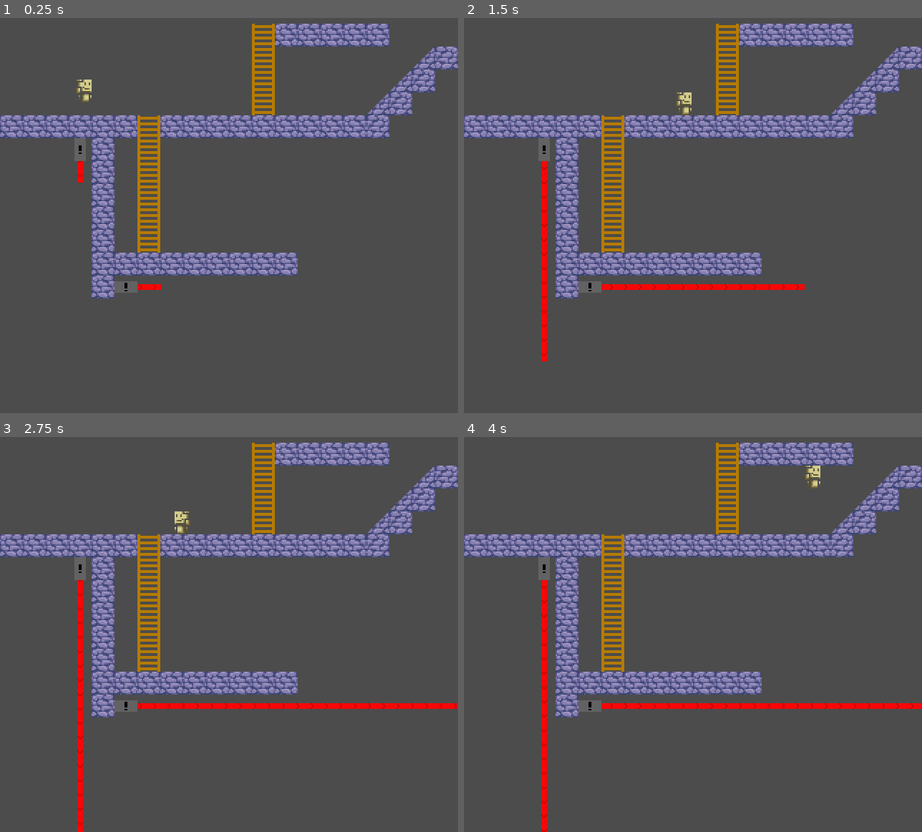
Above: before the commit, frames 1-4 (two rows, left to right).
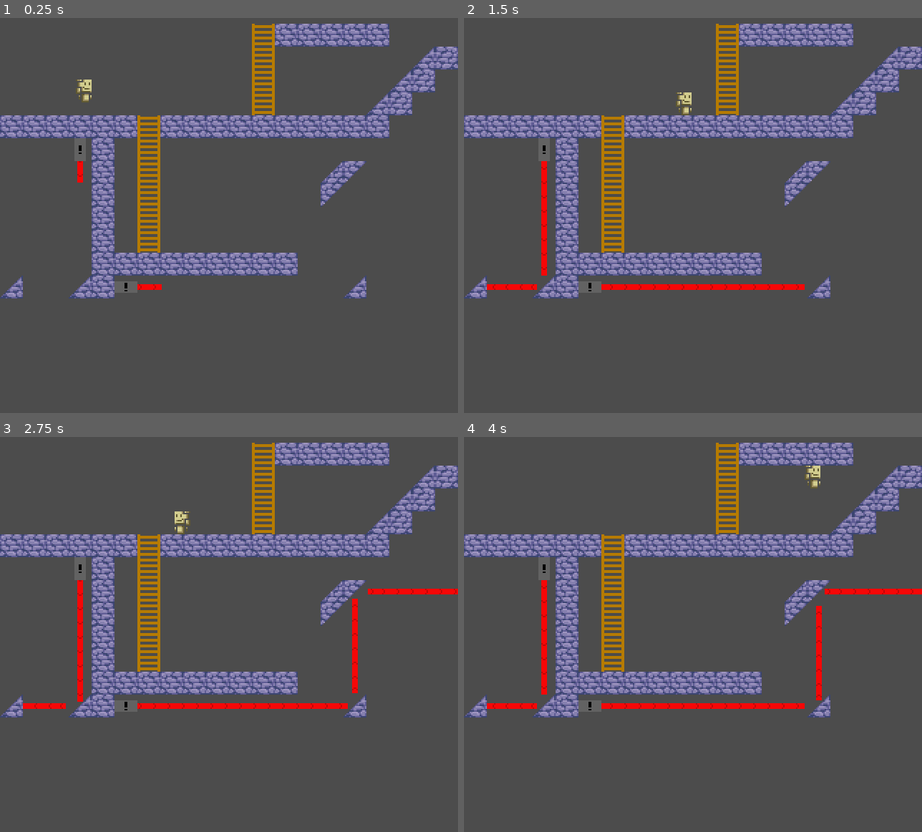
Above: after the commit, the same moments.

Repository: CodedSakura/GameJamGame
Game: Godot game, scene res://Scenes/Levels/Test.tscn
The game is run twice, just before and just after one commit, with the same random seed, the same clock (stepped at 60 frames per second) and the same inputs. This scene is started directly instead of the project's main scene.
Inputs (mouse positions are in pixels of both pictures, inside the frame that each line leads up to):
- Up to frame 1 (0.25 s): no input
- Up to frame 2 (1.5 s): move the mouse to (793, 160) at 0.52 s; hold Right (move_right) from 0.53 s (still down); click (793, 160) at 0.6 s; tap Up (jump) at 0.77 s; move the mouse to (601, 207) at 1.27 s; click (601, 207) at 1.35 s
- Up to frame 3 (2.75 s): tap Up (jump) at 1.52 s; move the mouse to (274, 504) at 2.02 s; release Right (move_right) at 2.03 s; hold Left (move_left) from 2.03 s (still down); click (274, 504) at 2.1 s
- Up to frame 4 (4 s): move the mouse to (670, 693) at 2.77 s; release Left (move_left) at 2.78 s; hold Right (move_right) from 2.78 s (still down); click (670, 693) at 2.85 s; tap Up (jump) at 3.02, 3.77 s; move the mouse to (830, 670) at 3.52 s; click (830, 670) at 3.6 s

The runs differ from the first frame. In frame 1, 1.3% of the frame differs, in the area x 0-95%, y 7-72%; in frame 2, 1.7%; in frame 3, 2.7%; in frame 4, 2.8%, in the area x 0-100%, y 7-100%.

Commit message:
do some fixing and replacing

Diff:
--- a/Scenes/Lazer/Lazer_Emiter_Base.gd
+++ b/Scenes/Lazer/Lazer_Emiter_Base.gd
@@ -1,14 +1,64 @@
+enum Bounce {
+    CW, CCW, NONE, DESTROY
+}
+
 class Beam:
     var _beam
-    var _vec
+    var _vel
     var _parent
+    var alive = true
+
     func _init(parent, vector):
-        _vec = vector
+        _vel = vector
         _parent = parent
         _beam = load("res://Scenes/Lazer/Lazer_Particle.tscn").instance()
-        _beam.get_node("Sprite").rotation = _vec.angle()
         parent.add_child(_beam)
-    func update():
-        _beam.move_and_slide(_vec)
+        _update_rotation()
+
+    func update(delta):
+        var collision = _beam.move_and_collide(_vel*delta)
+        if collision:
+            var pos = collision.collider.world_to_map(_beam.global_position + _vel.normalized() * 8)
+            var bounce = _get_bounce(collision.collider, pos)
+            var old_vel = _vel
+            if bounce == Bounce.NONE:
+                return
+            elif bounce == Bounce.DESTROY:
+                destroy()
+                return
+            elif bounce == Bounce.CW:
+                _vel = _vel.rotated(PI/2).round()
+            elif bounce == Bounce.CCW:
+                _vel = _vel.rotated(-PI/2).round()
+            else:
+                return
+            _update_rotation(old_vel)
+
+    func _get_bounce(tm, posv):
+        var x = posv.x
+        var y = posv.y
+        var tile = tm.get_cell(x, y)
+        if tile == -1:
+            return Bounce.NONE
+        if tile > 6 or tile < 3:
+            return Bounce.DESTROY
+        var v = Vector2(1 if tile % 2 == 0 else -1, -1 if tile <= 4 else 1)
+        var norm = _vel.normalized()
+#        print("[2] ", norm, " ", v)
+        if norm.x == v.x or norm.y == v.y:
+#            print("[1] ", v.angle() - norm.angle())
+            if v.angle() - norm.angle() > 0:
+                return Bounce.CCW
+            return Bounce.CW
+        else:
+            return Bounce.DESTROY
+
+    func _update_rotation(old_vel=null):
+        if old_vel:
+            _beam.position += _vel.normalized() * 10 + old_vel.normalized() * 10
+        _beam.get_node("Sprite").rotation = _vel.angle()
+
     func destroy():
+#        print("[3] ded: ", _beam.position)
         _parent.remove_child(_beam)
+        alive = false
--- a/Scenes/Lazer/Lazer_Emiter_H.gd
+++ b/Scenes/Lazer/Lazer_Emiter_H.gd
@@ -11,10 +11,15 @@
 
 func _ready():
     $Timer.connect("timeout", self, "add_beam")
+#    add_beam()
 
 func _physics_process(delta):
+    if get_tree().paused:
+        return
     for b in beams:
-        b.update()
+        b.update(delta)
+        if not b.alive:
+            beams.erase(b)
 
 func add_beam():
     if emit_left:
--- a/Scenes/Lazer/Lazer_Emiter_H.tscn
+++ b/Scenes/Lazer/Lazer_Emiter_H.tscn
@@ -10,7 +10,7 @@
 [sub_resource type="RectangleShape2D" id=2]
 extents = Vector2( 8, 4 )
 
-[node name="Node2D" type="StaticBody2D"]
+[node name="Lazer_Emiter_H" type="StaticBody2D"]
 script = ExtResource( 1 )
 
 [node name="Sprite" type="Sprite" parent="."]
--- a/Scenes/Lazer/Lazer_Emiter_V.gd
+++ b/Scenes/Lazer/Lazer_Emiter_V.gd
@@ -13,8 +13,10 @@
     $Timer.connect("timeout", self, "add_beam")
 
 func _physics_process(delta):
+    if get_tree().paused:
+        return
     for b in beams:
-        b.update()
+        b.update(delta)
 
 func add_beam():
     if emit_up:
--- a/Scenes/Lazer/Lazer_Emiter_V.tscn
+++ b/Scenes/Lazer/Lazer_Emiter_V.tscn
@@ -10,7 +10,7 @@
 [sub_resource type="RectangleShape2D" id=2]
 extents = Vector2( 4, 8 )
 
-[node name="StaticBody2D" type="StaticBody2D"]
+[node name="Lazer_Emiter_V" type="StaticBody2D"]
 script = ExtResource( 1 )
 
 [node name="Sprite" type="Sprite" parent="."]
--- a/Scenes/Lazer/Lazer_Particle.tscn
+++ b/Scenes/Lazer/Lazer_Particle.tscn
@@ -6,10 +6,10 @@
 extents = Vector2( 8, 2 )
 
 [node name="Node2D" type="KinematicBody2D"]
+collision_mask = 0
 
 [node name="CollisionShape2D" type="CollisionShape2D" parent="."]
 shape = SubResource( 1 )
-disabled = true
 
 [node name="Sprite" type="Sprite" parent="."]
 z_index = 1
--- a/Scenes/Levels/Test.tscn
+++ b/Scenes/Levels/Test.tscn
@@ -1,23 +1,32 @@
-[gd_scene load_steps=11 format=2]
+[gd_scene load_steps=14 format=2]
 
-[ext_resource path="res://Scenes/Lazer/Lazer_Emiter_H.tscn" type="PackedScene" id=1]
-[ext_resource path="res://Assets/Tiles/Square.png" type="Texture" id=2]
-[ext_resource path="res://Assets/Tiles/Ladder.png" type="Texture" id=3]
-[ext_resource path="res://Assets/Tiles/Square_Slanted.png" type="Texture" id=4]
-[ext_resource path="res://Scenes/Player.tscn" type="PackedScene" id=5]
-[ext_resource path="res://Scenes/Lazer/Lazer_Emiter_V.tscn" type="PackedScene" id=6]
+[ext_resource path="res://Assets/Tiles/Square.png" type="Texture" id=1]
+[ext_resource path="res://Assets/Tiles/Ladder.png" type="Texture" id=2]
+[ext_resource path="res://Assets/Tiles/HalfPlatforms.png" type="Texture" id=3]
+[ext_resource path="res://Scenes/Player.tscn" type="PackedScene" id=4]
+[ext_resource path="res://Scenes/Lazer/Lazer_Emiter_V.tscn" type="PackedScene" id=5]
+[ext_resource path="res://Scenes/Lazer/Lazer_Emiter_H.tscn" type="PackedScene" id=6]
 
 [sub_resource type="ConvexPolygonShape2D" id=1]
 points = PoolVector2Array( 0, 0, 16, 0, 16, 16, 0, 16 )
 
 [sub_resource type="ConvexPolygonShape2D" id=2]
-points = PoolVector2Array( 0, 16, 0, 0, 16, 16 )
+points = PoolVector2Array( 0, 0, 16, 0, 0, 16 )
 
-[sub_resource type="GDScript" id=3]
+[sub_resource type="ConvexPolygonShape2D" id=3]
+points = PoolVector2Array( 0, 0, 16, 0, 16, 16 )
 
-[sub_resource type="TileSet" id=4]
+[sub_resource type="ConvexPolygonShape2D" id=4]
+points = PoolVector2Array( 16, 16, 0, 16, 0, 0 )
+
+[sub_resource type="ConvexPolygonShape2D" id=5]
+points = PoolVector2Array( 0, 16, 16, 0, 16, 16 )
+
+[sub_resource type="GDScript" id=6]
+
+[sub_resource type="TileSet" id=7]
 0/name = "Square.png 0"
-0/texture = ExtResource( 2 )
+0/texture = ExtResource( 1 )
 0/tex_offset = Vector2( 0, 0 )
 0/modulate = Color( 1, 1, 1, 1 )
 0/region = Rect2( 0, 0, 16, 16 )
@@ -42,37 +51,86 @@
 1/navigation_offset = Vector2( 0, 0 )
 1/shapes = [  ]
 1/z_index = 0
-2/name = "Square_Slanted.png 2"
-2/texture = ExtResource( 4 )
-2/tex_offset = Vector2( 0, 0 )
-2/modulate = Color( 1, 1, 1, 1 )
-2/region = Rect2( 0, 0, 16, 16 )
-2/tile_mode = 0
-2/occluder_offset = Vector2( 0, 0 )
-2/navigation_offset = Vector2( 0, 0 )
-2/shapes = [ {
+3/name = "Slope NW"
+3/texture = ExtResource( 3 )
+3/tex_offset = Vector2( 0, 0 )
+3/modulate = Color( 1, 1, 1, 1 )
+3/region = Rect2( 0, 0, 16, 16 )
+3/tile_mode = 0
+3/occluder_offset = Vector2( 0, 0 )
+3/navigation_offset = Vector2( 0, 0 )
+3/shapes = [ {
 "autotile_coord": Vector2( 0, 0 ),
 "one_way": false,
 "one_way_margin": 1.0,
 "shape": SubResource( 2 ),
 "shape_transform": Transform2D( 1, 0, 0, 1, 0, 0 )
 } ]
-2/z_index = 0
-script = SubResource( 3 )
+3/z_index = 0
+4/name = "Slope NE"
+4/texture = ExtResource( 3 )
+4/tex_offset = Vector2( 0, 0 )
+4/modulate = Color( 1, 1, 1, 1 )
+4/region = Rect2( 16, 0, 16, 16 )
+4/tile_mode = 0
+4/occluder_offset = Vector2( 0, 0 )
+4/navigation_offset = Vector2( 0, 0 )
+4/shapes = [ {
+"autotile_coord": Vector2( 0, 0 ),
+"one_way": false,
+"one_way_margin": 1.0,
+"shape": SubResource( 3 ),
+"shape_transform": Transform2D( 1, 0, 0, 1, 0, 0 )
+} ]
+4/z_index = 0
+5/name = "Slope SW"
+5/texture = ExtResource( 3 )
+5/tex_offset = Vector2( 0, 0 )
+5/modulate = Color( 1, 1, 1, 1 )
+5/region = Rect2( 0, 16, 16, 16 )
+5/tile_mode = 0
+5/occluder_offset = Vector2( 0, 0 )
+5/navigation_offset = Vector2( 0, 0 )
+5/shapes = [ {
+"autotile_coord": Vector2( 0, 0 ),
+"one_way": false,
+"one_way_margin": 1.0,
+"shape": SubResource( 4 ),
+"shape_transform": Transform2D( 1, 0, 0, 1, 0, 0 )
+} ]
+5/z_index = 0
+6/name = "Slope SE"
+6/texture = ExtResource( 3 )
+6/tex_offset = Vector2( 0, 0 )
+6/modulate = Color( 1, 1, 1, 1 )
+6/region = Rect2( 16, 16, 16, 16 )
+6/tile_mode = 0
+6/occluder_offset = Vector2( 0, 0 )
+6/navigation_offset = Vector2( 0, 0 )
+6/shapes = [ {
+"autotile_coord": Vector2( 0, 0 ),
+"one_way": false,
+"one_way_margin": 1.0,
+"shape": SubResource( 5 ),
+"shape_transform": Transform2D( 1, 0, 0, 1, 0, 0 )
+} ]
+6/z_index = 0
+script = SubResource( 6 )
 
 [node name="Node2D" type="Node2D"]
 
-[node name="Node2D" parent="." instance=ExtResource( 1 )]
-position = Vector2( 88, 232 )
-
 [node name="TileMap" type="TileMap" parent="."]
-tile_set = SubResource( 4 )
+tile_set = SubResource( 7 )
 cell_size = Vector2( 16, 16 )
 format = 1
-tile_data = PoolIntArray( 196619, 1, 0, 196620, 0, 0, 196621, 0, 0, 196622, 0, 0, 196623, 0, 0, 196624, 0, 0, 262155, 1, 0, 262162, 536870914, 0, 262163, 536870912, 0, 327691, 1, 0, 327697, 536870914, 0, 327698, 536870912, 0, 393227, 1, 0, 393232, 536870914, 0, 393233, 536870912, 0, 458752, 0, 0, 458753, 0, 0, 458754, 0, 0, 458755, 0, 0, 458756, 0, 0, 458757, 0, 0, 458758, 1, 0, 458759, 0, 0, 458760, 0, 0, 458761, 0, 0, 458762, 0, 0, 458763, 0, 0, 458764, 0, 0, 458765, 0, 0, 458766, 0, 0, 458767, 0, 0, 458768, 536870912, 0, 524292, 0, 0, 524294, 1, 0, 589828, 0, 0, 589830, 1, 0, 655364, 0, 0, 655366, 1, 0, 720900, 0, 0, 720902, 1, 0, 786436, 0, 0, 786438, 1, 0, 851972, 0, 0, 851973, 0, 0, 851974, 0, 0, 851975, 0, 0, 851976, 0, 0, 851977, 0, 0, 851978, 0, 0, 851979, 0, 0, 851980, 0, 0, 917508, 0, 0 )
+tile_data = PoolIntArray( 196619, 1, 0, 196620, 0, 0, 196621, 0, 0, 196622, 0, 0, 196623, 0, 0, 196624, 0, 0, 262155, 1, 0, 262162, 6, 0, 262163, 536870912, 0, 327691, 1, 0, 327697, 6, 0, 327698, 536870912, 0, 393227, 1, 0, 393232, 6, 0, 393233, 536870912, 0, 458752, 0, 0, 458753, 0, 0, 458754, 0, 0, 458755, 0, 0, 458756, 0, 0, 458757, 0, 0, 458758, 1, 0, 458759, 0, 0, 458760, 0, 0, 458761, 0, 0, 458762, 0, 0, 458763, 0, 0, 458764, 0, 0, 458765, 0, 0, 458766, 0, 0, 458767, 0, 0, 458768, 0, 0, 524292, 0, 0, 524294, 1, 0, 589828, 0, 0, 589830, 1, 0, 589838, 536870917, 0, 589839, 3, 0, 655364, 0, 0, 655366, 1, 0, 655374, 3, 0, 720900, 0, 0, 720902, 1, 0, 786436, 0, 0, 786438, 1, 0, 851972, 0, 0, 851973, 0, 0, 851974, 0, 0, 851975, 0, 0, 851976, 0, 0, 851977, 0, 0, 851978, 0, 0, 851979, 0, 0, 851980, 0, 0, 917504, 6, 0, 917507, 6, 0, 917508, 0, 0, 917519, 6, 0 )
 
-[node name="Player" parent="." instance=ExtResource( 5 )]
+[node name="Player" parent="." instance=ExtResource( 4 )]
 position = Vector2( 58.2684, 57.5802 )
 
-[node name="StaticBody2D" parent="." instance=ExtResource( 6 )]
+[node name="Lazer_V" parent="." instance=ExtResource( 5 )]
 position = Vector2( 56, 136 )
+
+[node name="Lazer_H" parent="." instance=ExtResource( 6 )]
+position = Vector2( 88, 232 )
+max_count = 100
Binary file added: Assets/Tiles/HalfPlatforms.png
Not shown, added: Assets/Tiles/HalfPlatforms.png.import
Not shown: 1 places in Scenes/Levels/Test.tscn that only renumber resources
